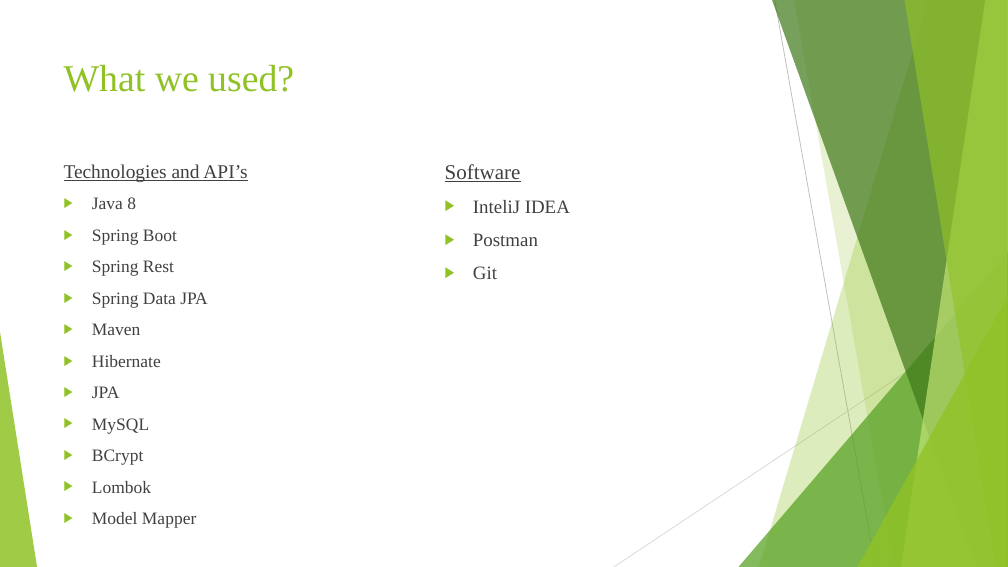
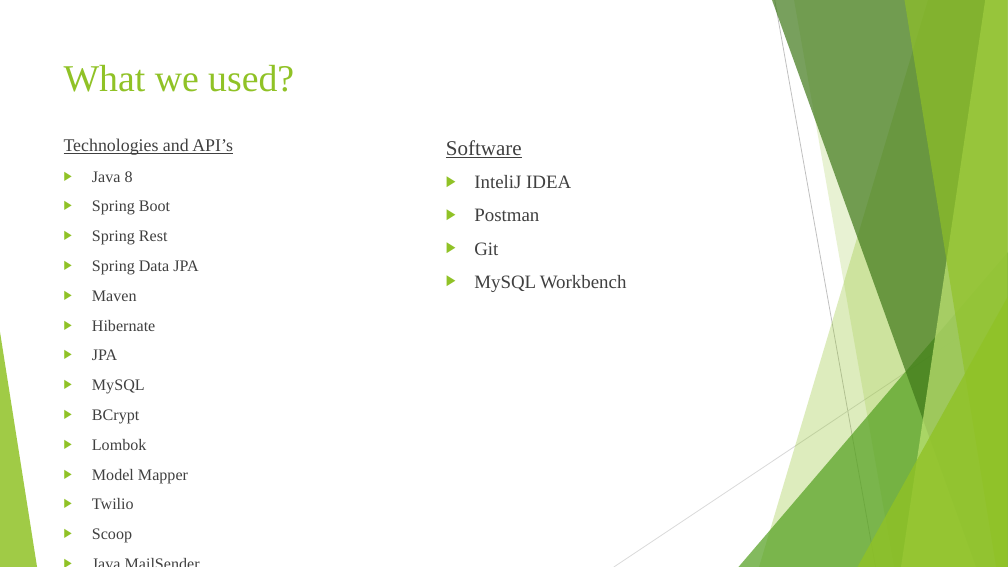
Before and after one commit to maxm1r/Maistor.bg, a slide deck: slide 4 of Maistor.bg Presentation.pptx (slide 3 before the commit). Drawn at 1008x567 pixels with LibreOffice and Linux fonts; fonts in the diff are those of the drawing. Boxes give left, top, right and bottom in pixels: in the first picture for what was removed or moved away, otherwise in the second. Text is boxed around its words. In the diff, an @@ line names an element or a change of style, - is before the commit and + after.

```diff
--- a/Maistor.bg Presentation.pptx
+++ b/Maistor.bg Presentation.pptx
@@ text "Technologies and API’s": place and size @@
-text "Technologies and API’s" at [64, 164, 247, 528]
+text "Technologies and API’s" at [64, 138, 233, 509]
@@ text at [64, 138, 233, 484]: size 18.5 to 17 pt in "Technologies and API’s"; size 16.6 to 15.3 pt in "Java 8", "Spring Boot", "Spring Rest", "Spring Data JPA" and 7 more places @@
@@ text "Software": place and size @@
-text "Software" at [445, 164, 570, 279]
+text "Software" at [446, 140, 627, 292]
@@ text at [474, 275, 627, 292]: paragraph added @@
+▶ MySQL Workbench
@@ text at [92, 498, 134, 509]: paragraphs added @@
+▶ Twilio
+▶ Scoop
+▶ Java MailSender
```
Also in this commit, not shown: 4 other slides changed, 1 slide added, 2 other files.
